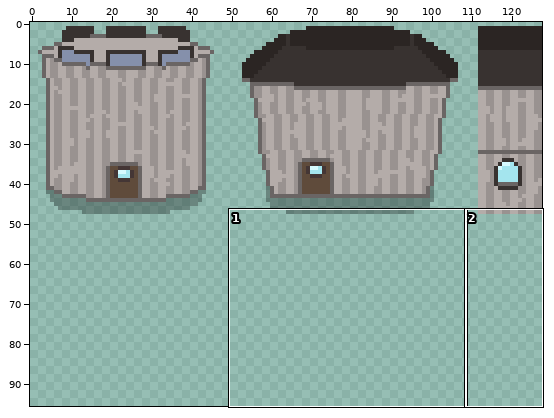
Edited in one commit: sprite sheet (graphics/structures/grandstone_tower.png). Above, an overview of the earlier version with the close-up marked.
Close-up. As it was:
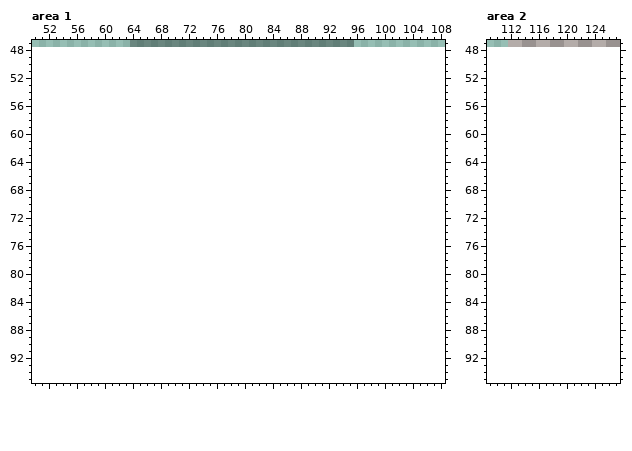
The file is 128x48 pixels. Colours within 5 levels of each other are drawn and written as one. Shown: area 1: x 50..108, y 47..95; area 2: x 109..127, y 47..95. The old version is drawn lined up with the new one, on the new canvas. The commit also changed other parts of the picture, which this record leaves out.
The result:
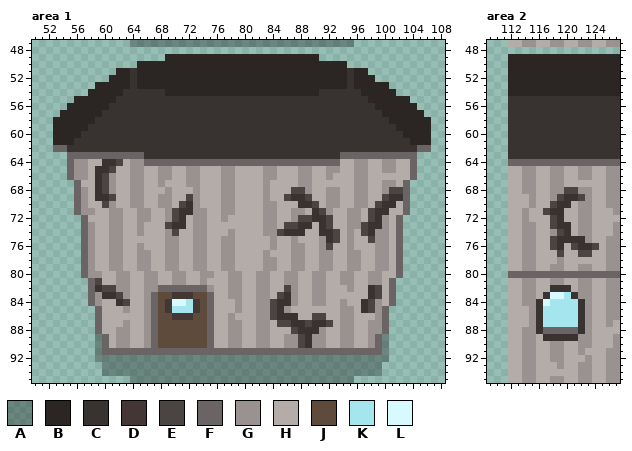
Palette (. is transparent): A #0000004b  B #2b2523  C #383230  D #443635  E #4a4543  F #6a6564  G #999290  H #b4aca9  J #5f4b3b  K #a4e5ee  L #d6faff
The edit:
canvas 128x48 -> 128x96
--- area 1
@@ x 50..108 @@
 48 ...........................................................
-49 ...........................................................
-50 ...........................................................
-51 ...........................................................
-52 ...........................................................
-53 ...........................................................
-54 ...........................................................
-55 ...........................................................
-56 ...........................................................
-57 ...........................................................
-58 ...........................................................
-59 ...........................................................
-60 ...........................................................
-61 ...........................................................
-62 ...........................................................
-63 ...........................................................
-64 ...........................................................
-65 ...........................................................
-66 ...........................................................
-67 ...........................................................
-68 ...........................................................
-69 ...........................................................
-70 ...........................................................
-71 ...........................................................
-72 ...........................................................
-73 ...........................................................
-74 ...........................................................
-75 ...........................................................
-76 ...........................................................
-77 ...........................................................
-78 ...........................................................
-79 ...........................................................
-80 ...........................................................
-81 ...........................................................
-82 ...........................................................
-83 ...........................................................
-84 ...........................................................
-85 ...........................................................
-86 ...........................................................
-87 ...........................................................
-88 ...........................................................
-89 ...........................................................
-90 ...........................................................
-91 ...........................................................
-92 ...........................................................
-93 ...........................................................
-94 ...........................................................
-95 ...........................................................
+49 ...................BBBBBBBBBBBBBBBBBBBBBB..................
+50 ...............BBBBBBBBBBBBBBBBBBBBBBBBBBBBBB..............
+51 ............BBCBBBBBBBBBBBBBBBBBBBBBBBBBBBBBBCBB...........
+52 ...........BBBCBBBBBBBBBBBBBBBBBBBBBBBBBBBBBBCBBB..........
+53 .........BBBBBCBBBBBBBBBBBBBBBBBBBBBBBBBBBBBBCBBBBB........
+54 ........BBBBBCCCCCCBBBBBBBBBBBBBBBBBBBBBBCCCCCCBBBBB.......
+55 ......BBBBBBCCCCCCCCCCCCCCCCCCCCCCCCCCCCCCCCCCCCBBBBBB.....
+56 .....BBBBBBCCCCCCCCCCCCCCCCCCCCCCCCCCCCCCCCCCCCCCBBBBBB....
+57 ....BBBBBBCCCCCCCCCCCCCCCCCCCCCCCCCCCCCCCCCCCCCCCCBBBBBB...
+58 ...BBBBBBCCCCCCCCCCCCCCCCCCCCCCCCCCCCCCCCCCCCCCCCCCBBBBBB..
+59 ...BBBBBCCCCCCCCCCCCCCCCCCCCCCCCCCCCCCCCCCCCCCCCCCCCBBBBB..
+60 ...BBBBCCCCCCCCCCCCCCCCCCCCCCCCCCCCCCCCCCCCCCCCCCCCCCBBBB..
+61 ...BBBCCCCCCCCCCCCCCCCCCCCCCCCCCCCCCCCCCCCCCCCCCCCCCCCBBB..
+62 ...FFCCCCCCCCCCCCCCCCCCCCCCCCCCCCCCCCCCCCCCCCCCCCCCCCCCFF..
+63 .....FFFFFFFFFFFCCCCCCCCCCCCCCCCCCCCCCCCCCCCFFFFFFFFFFF....
+64 .....FGGHHCCEHGGFFFFFFFFFFFFFFFFFFFFFFFFFFFFHHGGHHGGHHF....
+65 .....FGGHCCEHHGGHHGGHHGGHHHGGHHHHGGHHHGGHHGGHHGGHHGGHHF....
+66 .....FGGHCEGHHGGHHGGHHGGHHHGGHHHHGGHHHGGHHGHHHGGHHHHHHF....
+67 ......FHHCEGHHGGHHGHHHGGHHHGGHHHHGHHHHGGHHHHHHGGHHGGHF.....
+68 ......FGHCEGHHGGHHHGHHHGHHHGGHHHHGHHHEEGHHGGHHGGHHGEEF.....
+69 ......FGHCCEHHGGHHGGHHEGHHHGGHHHHGHHECCEHHGGHHGGHHECCF.....
+70 ......FGHHEGHHGGHHGGHECGHHHGGHHHHGGHHHCCEHGGHHGGHECCHF.....
+71 ......FGGHHGGHHGGHHGECCGGHHGGHHHHGGHHGGHCEGHHGGHECCHHF.....
+72 .......FHHHGGHHGGHHGECHGGHHGHHHHHGGHHGEECCEHHGGHECGHF......
+73 .......FGHHGGHHGHHHECCHGGHHHHHHHHGGHEECCHCEHHGGECCGHF......
+74 .......FGHHGGHHGHHHGEHHGGHHHGHHHHGGECCCHHCCEHGHECGGHF......
+75 .......FGHHGGHHHHHHGGHHGGHHGGHHHHHGHHGHHHGCEHGHHEGGHF......
+76 .......FGHHGGHHGHHHGGHHGGHHGGHHHHHGHHGGHHGEHHGHHHGGHF......
+77 .......FGHHGGHHGGHHGGHHGGHHGGHHHHGHHHGGHHGGHHGGHHGGHF......
+78 .......FGHHGGHHGGHHGGHHGGHHGGHHHHGGHHGGHHGGHHGGHHGGHF......
+79 .......FGHHGGHHGGHHGGHHGGHHGGHHHHGGHHGGHHGGHHGGHHGGHF......
+80 .......FGGHHGGHHGGHHGGHHGGHHGGHHGGHHGGHHGGHHGGHHGGHHF......
+81 ........FEHHGGHHGGHHGGHHGHHHGGHHGGHHGGHHGGHHGGHHGGHF.......
+82 ........FCEEGGHHGGFFFFFFFGHHGGHHGGHHEGHHGGHHHGHHCEHF.......
+83 ........FGCCEGHHGFJJDDDJJFHHGGHHGGHECGHHGGHHHHHHCEHF.......
+84 ........FGHHCEHHGFJDLLKDJFHHHGHHGGECCGHHGGHHGHHCEGHF.......
+85 .........FHHHGHHGFJDKKKDJFHHHGHHGGECGHHHHHHHGGHCEGF........
+86 .........FHHHHHHGFJJDDDJJFHHGHHHGGECCCHHEEHHGGHHHGF........
+87 .........FHHHGHHGFJJJJJJJFHHGGHHGGHEECCECCEHGGHHGGF........
+88 .........FHHGGHHGFJJJJJJJFHHGGHHGGHHHECCCGHHGGHHGGF........
+89 .........AFHGGHHGFJJJJJJJFHHGGHHGGHHGGECGGHHGGHHGFA........
+90 .........AFHGGHHGFJJJJJJJFHHGGHHGGHHGGECGGHHGGHHGFA........
+91 .........AFFFFFFFFFFFFFFFFFFFFFFFFFFFFFFFFFFFFFFFFA........
+92 .........AAAAAAAAAAAAAAAAAAAAAAAAAAAAAAAAAAAAAAAAAA........
+93 ..........AAAAAAAAAAAAAAAAAAAAAAAAAAAAAAAAAAAAAAAA.........
+94 ..........AAAAAAAAAAAAAAAAAAAAAAAAAAAAAAAAAAAAAAAA.........
+95 ..............AAAAAAAAAAAAAAAAAAAAAAAAAAAAAAAA.............
--- area 2
@@ x 109..127 @@
 48 ...................
-49 ...................
-50 ...................
-51 ...................
-52 ...................
-53 ...................
-54 ...................
-55 ...................
-56 ...................
-57 ...................
-58 ...................
-59 ...................
-60 ...................
-61 ...................
-62 ...................
-63 ...................
-64 ...................
-65 ...................
-66 ...................
-67 ...................
-68 ...................
-69 ...................
-70 ...................
-71 ...................
-72 ...................
-73 ...................
-74 ...................
-75 ...................
-76 ...................
-77 ...................
-78 ...................
-79 ...................
-80 ...................
-81 ...................
-82 ...................
-83 ...................
-84 ...................
-85 ...................
-86 ...................
-87 ...................
-88 ...................
-89 ...................
-90 ...................
-91 ...................
-92 ...................
-93 ...................
-94 ...................
-95 ...................
+49 ...BBBBBBBBBBBBBBBB
+50 ...BBBBBBBBBBBBBBBB
+51 ...BBBBBBBBBBBBBBBB
+52 ...BBBBBBBBBBBBBBBB
+53 ...BBBBBBBBBBBBBBBB
+54 ...BBBBBBBBBBBBBBBB
+55 ...CCCCCCCCCCCCCCCC
+56 ...CCCCCCCCCCCCCCCC
+57 ...CCCCCCCCCCCCCCCC
+58 ...CCCCCCCCCCCCCCCC
+59 ...CCCCCCCCCCCCCCCC
+60 ...CCCCCCCCCCCCCCCC
+61 ...CCCCCCCCCCCCCCCC
+62 ...CCCCCCCCCCCCCCCC
+63 ...CCCCCCCCCCCCCCCC
+64 ...FFFFFFFFFFFFFFFF
+65 ...HHGGHHGGHHGGHHGG
+66 ...HHGGHHGGHHGGHHGG
+67 ...HHGGHHGGHHHHHHGG
+68 ...HHGGHHGGEEGGHHGG
+69 ...HHHGHHGECCEGHHGG
+70 ...HHHGHHECCHGGHHGG
+71 ...HHGHHECCHHGGHHHG
+72 ...HHGHHHECHHGGHHHH
+73 ...HHGGHHECCHGGHHHG
+74 ...HHGGHHGECHGGHHHG
+75 ...HHGGHHECCCCGHHGG
+76 ...HHGGHHECHECCEHGG
+77 ...HHGGHHHEHHEEHHGG
+78 ...HHGGHHHGHHHHHHGG
+79 ...HHGGHHGGHHGGHHGG
+80 ...FFFFFFFFFFFFFFFF
+81 ...HHGGHHGGHHGGHHGG
+82 ...HHGGHHCCCHGGHHGG
+83 ...HHGGHCLLKCGGHHGG
+84 ...HHGGCLKKKKCGHHGG
+85 ...HHHGCKKKKKCGHHGG
+86 ...HHHGCKKKKKCGHHGG
+87 ...HHHGCKKKKKCGHHGH
+88 ...HHGGCFFFFFCGHHHH
+89 ...HHGGHCCCCCGGHHHG
+90 ...HHGGHHGGHHGGHHHG
+91 ...HHGGHHGGHHGHHHGG
+92 ...HHGGHHGGHHHGHHGG
+93 ...HHGGHHHGHHGGHHGG
+94 ...HHGGHHHHHHGGHHGG
+95 ...HHGGHHGGHHGGHHGG
